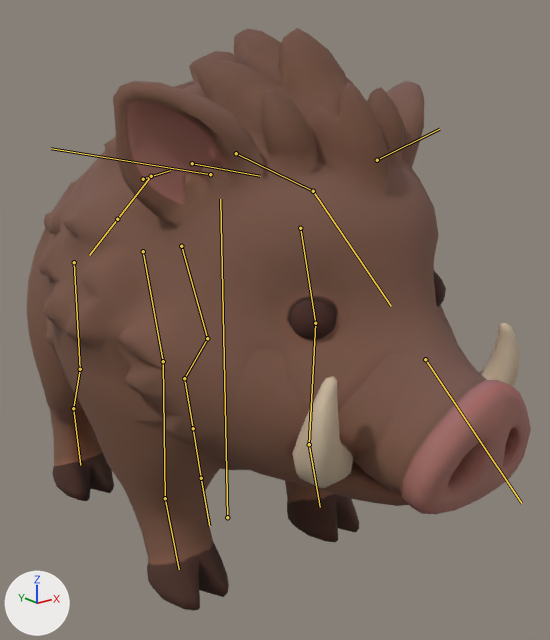
Renders of the FBX model Assets/Resources/model/Enemy/boar.fbx from each side of a commit.
One viewpoint serves both versions: a 50 mm lens placed at (-0.632, -0.916, 0.706), pointed at (0.057, -0.055, 0.362). The axes (+X, +Y, +Z) are drawn at lower left. The lights are the same throughout. The first picture is the older version. The bones that change, and the others that lie on the model, are drawn over the model as lines.

Names of what the first picture shows: 'tripo_node_3574128a'.
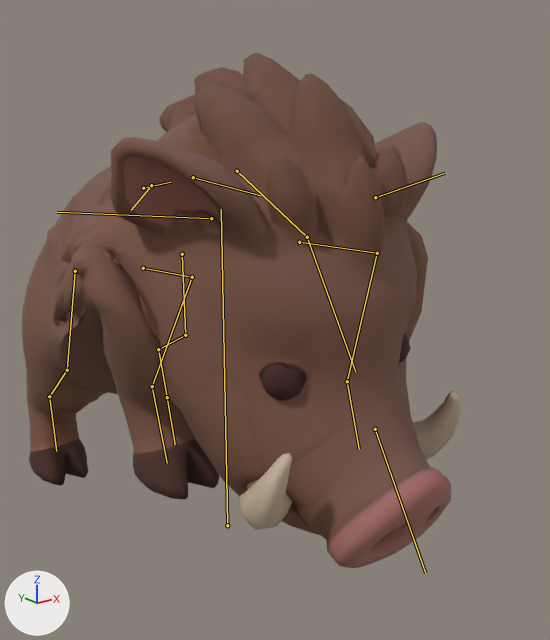
The newer file adds an action. The first version stands in its rest pose; the second is drawn at frame 10 of the action 'Boar_Charge'.

Boxes [x1, y1, x2, y2] around the edits, measured in the pictures (550 x 640 px):
'tripo_node_3574128a', posed (13% narrower, 12% shorter)
    before: [26, 28, 531, 611]
    after: [22, 53, 461, 568]
bone 'tripo::Root', root to tip
    before: (227, 517) to (220, 199)
    after: (227, 525) to (221, 209)
bone 'tripo::Spine_0', root to tip
    before: (143, 179) to (170, 170)
    after: (143, 188) to (170, 182)
bone 'tripo::Head_1', root to tip
    before: (236, 153) to (313, 191)
    after: (237, 171) to (307, 237)
bone 'tripo::Head_2', root to tip
    before: (313, 191) to (391, 306)
    after: (307, 237) to (355, 371)
bone 'bone_6', root to tip
    before: (377, 160) to (439, 129)
    after: (375, 197) to (445, 173)
bone 'bone_7', root to tip
    before: (210, 174) to (51, 148)
    after: (211, 218) to (57, 212)
bone 'tripo::0_Limb_0.L', root to tip
    before: (300, 228) to (315, 323)
    after: (299, 242) to (377, 253)
bone 'tripo::0_Limb_1.L', root to tip
    before: (315, 323) to (309, 444)
    after: (377, 253) to (347, 381)
bone 'tripo::0_Limb_2.L', root to tip
    before: (309, 444) to (320, 507)
    after: (347, 381) to (359, 449)
bone 'tripo::0_Limb_0.R', root to tip
    before: (143, 251) to (163, 361)
    after: (143, 268) to (192, 277)
bone 'tripo::0_Limb_1.R', root to tip
    before: (163, 361) to (165, 498)
    after: (192, 277) to (152, 386)
bone 'tripo::0_Limb_2.R', root to tip
    before: (165, 498) to (179, 569)
    after: (152, 386) to (167, 463)
bone 'tripo::Spine_1', root to tip
    before: (151, 176) to (117, 219)
    after: (151, 185) to (131, 210)
bone 'tripo::1_Limb_0.R', root to tip
    before: (74, 262) to (80, 369)
    after: (75, 271) to (67, 370)
bone 'tripo::1_Limb_1.R', root to tip
    before: (80, 369) to (73, 408)
    after: (67, 370) to (49, 396)
bone 'tripo::1_Limb_2.R', root to tip
    before: (73, 408) to (80, 465)
    after: (49, 396) to (56, 451)
bone 'tripo::1_Limb_0.L', root to tip
    before: (181, 246) to (207, 338)
    after: (182, 254) to (185, 335)
bone 'tripo::1_Limb_1.L', root to tip
    before: (207, 338) to (184, 378)
    after: (185, 335) to (158, 349)
bone 'tripo::1_Limb_2.L', root to tip
    before: (184, 378) to (193, 428)
    after: (158, 349) to (167, 397)

The change in detail:
Bone 'tripo::Root' (bone_tripo__root) moves from (0.0, 0.0, 0.0) to (0.0, -0.015, 0.0).
Bone 'tripo::Spine_0' (bone_tripo__spine_0) turns from (0, 0, 0) to (0, 0, 2) degrees about its own x, y and z.
Bone 'tripo::Head_1' (bone_tripo__head_1) turns from (0, 0, 0) to (0, 0, 11) degrees about its own x, y and z.
Bone 'tripo::Head_2' (bone_tripo__head_2) turns from (0, 0, 0) to (0, 0, 5) degrees about its own x, y and z.
Bone 'bone_6' (bone_bone_6) turns from (0, 0, 0) to (-7, 1, -3) degrees about its own x, y and z.
Bone 'bone_7' (bone_bone_7) turns from (0, 0, 0) to (2, -1, 8) degrees about its own x, y and z.
Bone 'tripo::0_Limb_0.L' (bone_tripo__0_limb_0_l) turns from (0, 0, 0) to (22, 16, -72) degrees about its own x, y and z.
Bone 'tripo::0_Limb_1.L' (bone_tripo__0_limb_1_l) turns from (0, 0, 0) to (-2, 5, 87) degrees about its own x, y and z.
Bone 'tripo::0_Limb_2.L' (bone_tripo__0_limb_2_l) turns from (0, 0, 0) to (-1, 1, 9) degrees about its own x, y and z.
Bone 'tripo::0_Limb_0.R' (bone_tripo__0_limb_0_r) turns from (0, 0, 0) to (8, 8, -83) degrees about its own x, y and z.
Bone 'tripo::0_Limb_1.R' (bone_tripo__0_limb_1_r) turns from (0, 0, 0) to (-1, -9, -113) degrees about its own x, y and z.
Bone 'tripo::0_Limb_2.R' (bone_tripo__0_limb_2_r) turns from (0, 0, 0) to (1, -1, 31) degrees about its own x, y and z.
Bone 'tripo::Spine_1' (bone_tripo__spine_1) turns from (0, 0, 0) to (0, 0, -1) degrees about its own x, y and z.
Bone 'tripo::1_Limb_0.R' (bone_tripo__1_limb_0_r) turns from (0, 0, 0) to (0, 0, -18) degrees about its own x, y and z.
Bone 'tripo::1_Limb_1.R' (bone_tripo__1_limb_1_r) turns from (0, 0, 0) to (7, -3, 3) degrees about its own x, y and z.
Bone 'tripo::1_Limb_2.R' (bone_tripo__1_limb_2_r) turns from (0, 0, 0) to (-2, 6, 14) degrees about its own x, y and z.
Bone 'tripo::1_Limb_0.L' (bone_tripo__1_limb_0_l) turns from (0, 0, 0) to (1, 0, 26) degrees about its own x, y and z.
Bone 'tripo::1_Limb_1.L' (bone_tripo__1_limb_1_l) turns from (0, 0, 0) to (7, 4, 1) degrees about its own x, y and z.
Bone 'tripo::1_Limb_2.L' (bone_tripo__1_limb_2_l) turns from (0, 0, 0) to (0, -5, -26) degrees about its own x, y and z.
